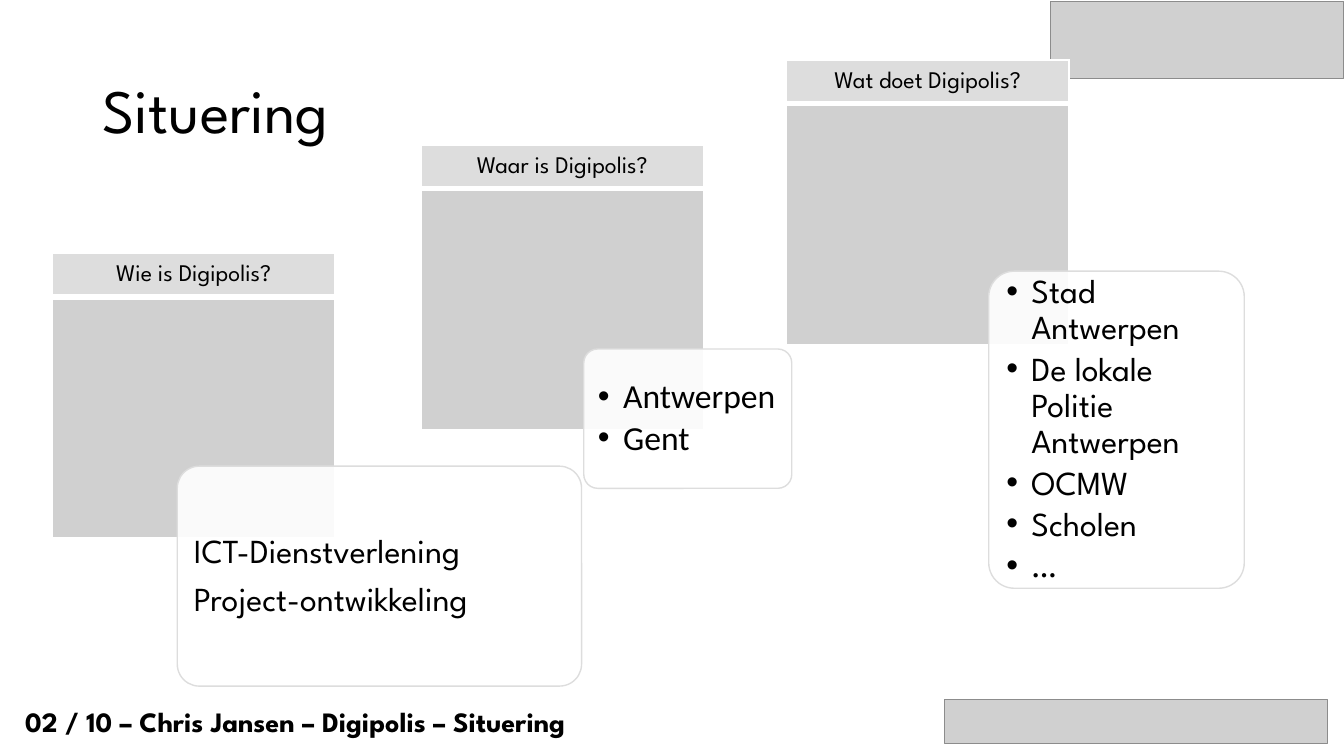
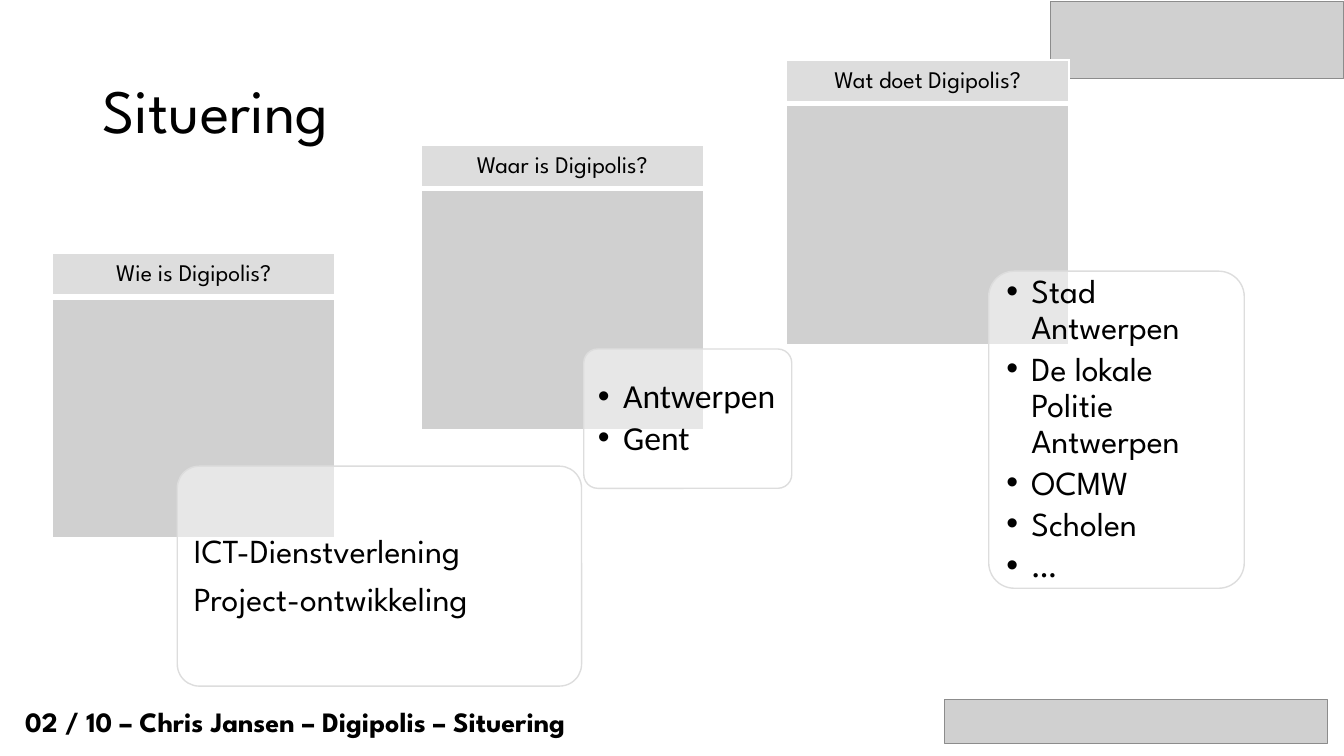
Before and after one commit to mitchdewinter/bap1617-ChrisJansen, a slide deck: slide 3 of Presentaties/Chris_Jansen_Digipolis_Antwerpen_Tussentijdsepresentatie.pptx. Drawn at 1344x756 pixels with LibreOffice and Linux fonts; fonts in the diff are those of the drawing; grey boxes stand for pictures; background and template pictures are left out. Boxes give left, top, right and bottom in pixels: in the first picture for what was removed or moved away, otherwise in the second. Text is boxed around its words. In the diff, an @@ line names an element or a change of style, - is before the commit and + after.

```diff
--- a/Presentaties/Chris_Jansen_Digipolis_Antwerpen_Tussentijdsepresentatie.pptx
+++ b/Presentaties/Chris_Jansen_Digipolis_Antwerpen_Tussentijdsepresentatie.pptx
@@ fill #FFFFFF at 90% opacity to #FFFFFF at 50% opacity in 3 elements at (177, 467, 582, 687), (584, 349, 791, 488), (989, 271, 1245, 589) @@
```
Also in this commit, not shown: 5 other slides changed, 1 other file.
